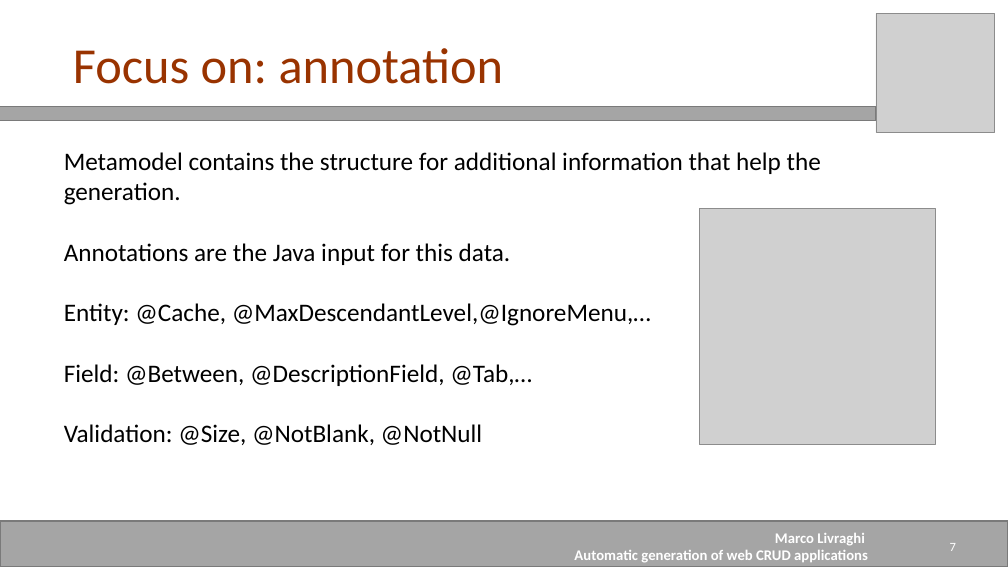
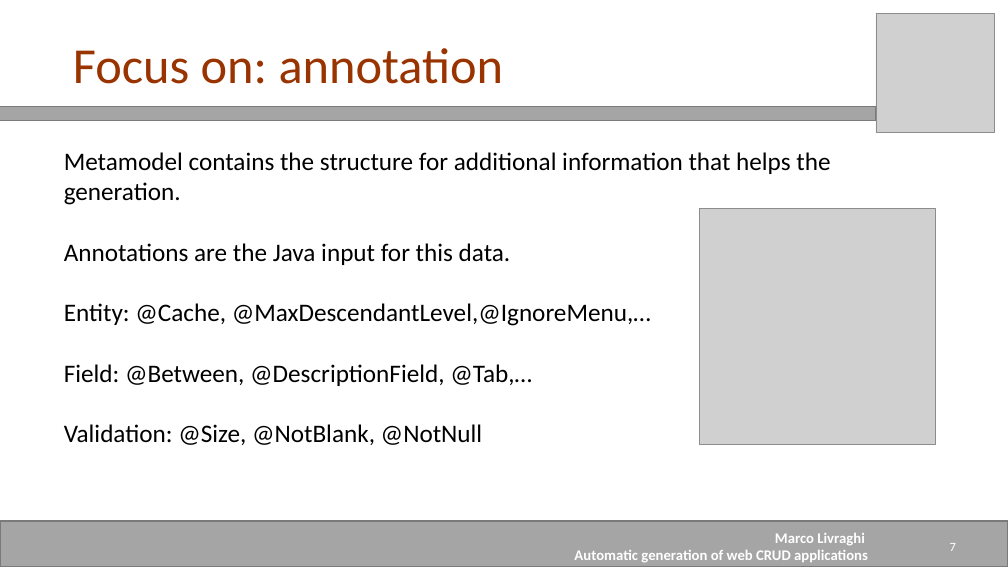
Before and after one commit to mrclivraghi/Anggen, a slide deck: slide 7 of Documentation/Presentation_Livraghi.pptx. Drawn at 1008x567 pixels with LibreOffice and Linux fonts; fonts in the diff are those of the drawing; grey boxes stand for pictures. Boxes give left, top, right and bottom in pixels: in the first picture for what was removed or moved away, otherwise in the second. Text is boxed around its words. In the diff, an @@ line names an element or a change of style, - is before the commit and + after.

```diff
--- a/Documentation/Presentation_Livraghi.pptx
+++ b/Documentation/Presentation_Livraghi.pptx
@@ text at bbox=[64, 152, 830, 205]: text changed @@
-Metamodel contains the structure for additional information that help the generation.
+Metamodel contains the structure for additional information that helps the generation.
```
Also in this commit, not shown: 2 other slides changed, 1 other file.
